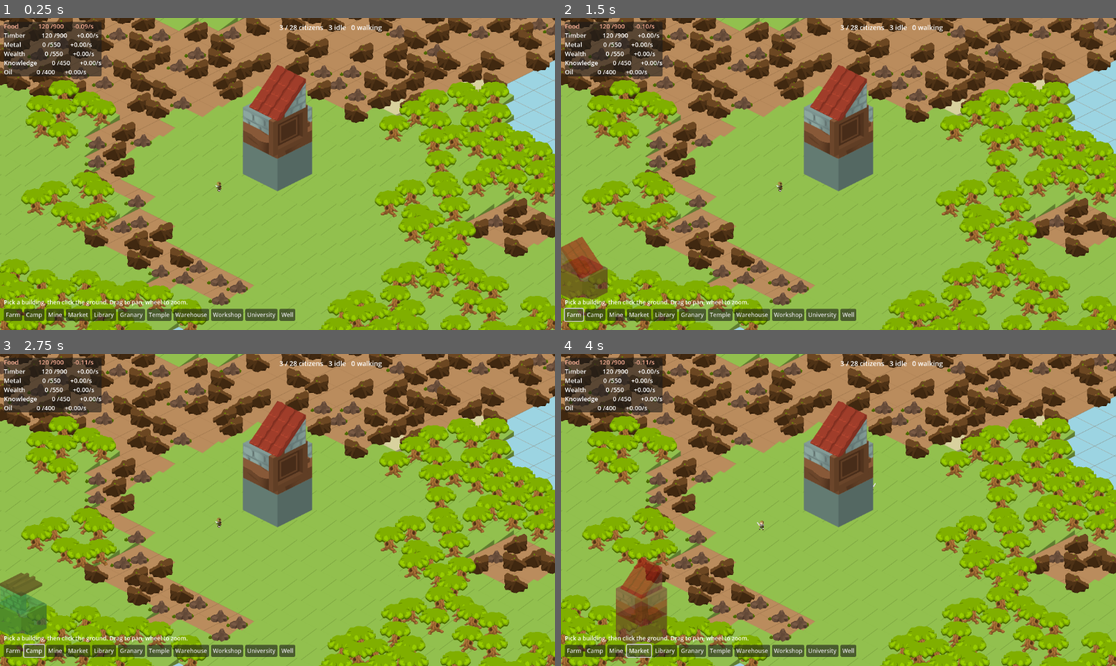
Above: before the commit, frames 1-4 (two rows, left to right).
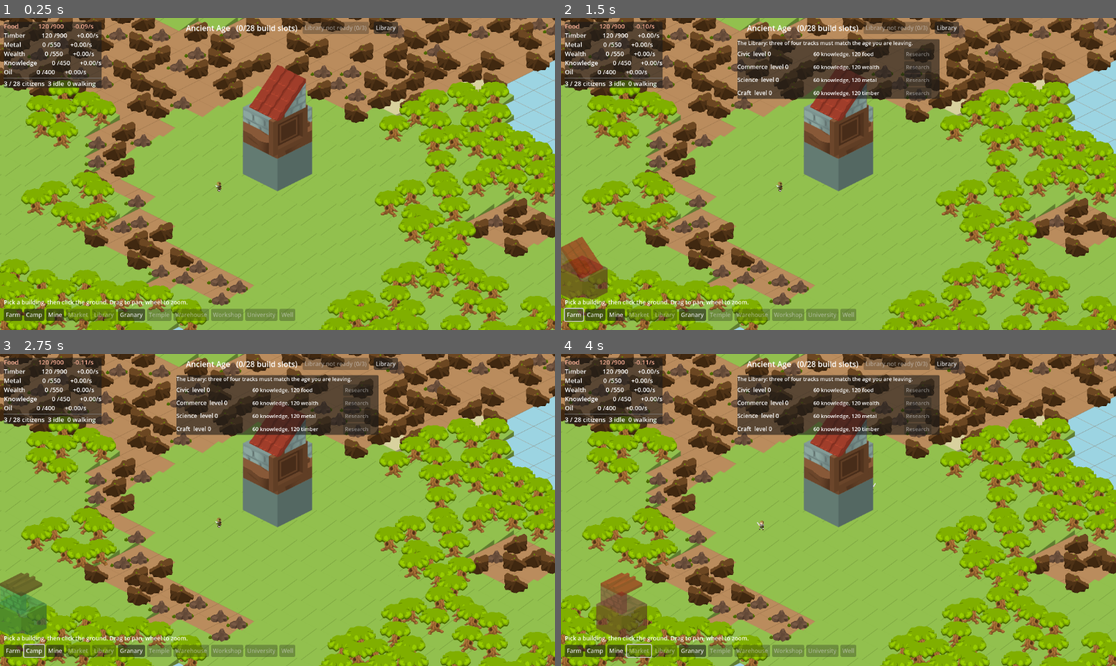
Above: after the commit, the same moments.

Repository: Sevin47/rise-of-ages
Game: Godot game, scene res://main.tscn
The game is run twice, just before and just after one commit, with the same random seed, the same clock (stepped at 60 frames per second) and the same inputs.
Inputs (mouse positions are in pixels of both pictures, inside the frame that each line leads up to):
- Up to frame 1 (0.25 s): no input
- Up to frame 2 (1.5 s): click "Library" at 0.5 s; click "Farm" at 1.25 s
- Up to frame 3 (2.75 s): click "Camp" at 2 s
- Up to frame 4 (4 s): click "Mine" at 2.75 s; click (638, 650) at 3.5 s, where only the run before the commit has a clickable "Market"

The runs differ from the first frame. In frame 1, 2.6% of the frame differs, in the area x 0-72%, y 1-98%; in frame 2, 9.0%; in frame 3, 9.0%; in frame 4, 11%.

Commit message:
Wire the library and the ages into the playable scene
There is an arc now rather than a sandbox. Four tracks, one level per age, and
leaving an age needs three of the four at the level that matches it, which is
what stops a player rushing a single track and skipping the tree. Advancing
multiplies output and storage by 3.2, the step that meets age prices climbing
roughly six-fold a rung. The build bar greys out what is locked or unaffordable
and says why in the tooltip.

verify.gd checks the gate rather than assuming it: advancing with no research
is refused, then four tracks are taken to level one, the age turns, and food
gross moves 0.915 -> 2.927, which is x3.20 against an expected x3.2. A building
gated to the new age becomes buildable at the same moment.

Also moves the population readout in with the resources. Top-centre and
top-right were colliding, because the advance button's label grows to explain
why it is disabled and pushed straight into the readout.

Two things worth recording, both in the harness rather than the game. The
viewport texture lags the state by a frame or two, so a screenshot taken
immediately after a change shows the HUD as it was before it, which briefly
looked like the age advance had not applied. And a Python replace that does not
match fails silently, so the edit that moved the population label appeared to
succeed while changing nothing; the range-based edit that followed asserts.

Co-Authored-By: Claude Opus 5 <noreply@anthropic.com>

Diff:
--- a/godot/game.gd
+++ b/godot/game.gd
@@ -28,6 +28,11 @@
 var _res_labels := {}
 var _pop_label: Label
 var _hint: Label
+var _age_label: Label
+var _advance_btn: Button
+var _library_panel: PanelContainer
+var _track_rows := {}      ## track id -> {level, cost, button}
+var _build_buttons := {}   ## building id -> Button
 var _building_nodes := {}   ## placement id -> Node2D
 var _citizen_nodes := {}    ## worker id -> Sprite2D
 var _citizen_sheet: Texture2D
@@ -314,17 +319,13 @@
 		col.add_child(l)
 		_res_labels[id] = l
 
-	# Population, top right.
+	# Population sits with the resources rather than in the opposite corner.
+	# Top-centre and top-right collided, because the advance button's label
+	# grows to explain itself and pushed straight into the readout.
+	col.add_child(HSeparator.new())
 	_pop_label = Label.new()
-	# Anchored to the right edge and grown leftwards. Anchoring it to the
-	# corner and letting it run right just pushed the text off screen.
-	_pop_label.set_anchors_preset(Control.PRESET_TOP_RIGHT)
-	_pop_label.grow_horizontal = Control.GROW_DIRECTION_BEGIN
-	_pop_label.horizontal_alignment = HORIZONTAL_ALIGNMENT_RIGHT
-	_pop_label.position = Vector2(-360, 10)
-	_pop_label.custom_minimum_size = Vector2(350, 0)
-	_pop_label.add_theme_font_size_override("font_size", 14)
-	_hud.add_child(_pop_label)
+	_pop_label.add_theme_font_size_override("font_size", 13)
+	col.add_child(_pop_label)
 
 	# Build bar along the bottom.
 	var bar := HBoxContainer.new()
@@ -340,6 +341,7 @@
 		btn.add_theme_font_size_override("font_size", 12)
 		btn.pressed.connect(_set_ghost.bind(b["id"]))
 		bar.add_child(btn)
+		_build_buttons[b["id"]] = btn
 
 	_hint = Label.new()
 	_hint.set_anchors_preset(Control.PRESET_BOTTOM_LEFT)
@@ -348,6 +350,128 @@
 	_hud.add_child(_hint)
 	_say("Pick a building, then click the ground. Drag to pan, wheel to zoom.")
 
+	_build_age_banner()
+	_build_library()
+
+
+## The age, and the button out of it, centred above the map.
+func _build_age_banner() -> void:
+	var box := HBoxContainer.new()
+	box.set_anchors_preset(Control.PRESET_CENTER_TOP)
+	box.position = Vector2(-190, 8)
+	box.custom_minimum_size = Vector2(380, 0)
+	box.alignment = BoxContainer.ALIGNMENT_CENTER
+	box.add_theme_constant_override("separation", 10)
+	_hud.add_child(box)
+
+	_age_label = Label.new()
+	_age_label.add_theme_font_size_override("font_size", 16)
+	box.add_child(_age_label)
+
+	_advance_btn = Button.new()
+	_advance_btn.text = "Advance the age"
+	_advance_btn.add_theme_font_size_override("font_size", 12)
+	_advance_btn.pressed.connect(_on_advance)
+	box.add_child(_advance_btn)
+
+	var lib_btn := Button.new()
+	lib_btn.text = "Library"
+	lib_btn.add_theme_font_size_override("font_size", 12)
+	lib_btn.pressed.connect(func(): _library_panel.visible = not _library_panel.visible)
+	box.add_child(lib_btn)
+
+
+## Four tracks, one level per age. Leaving an age needs three of the four
+## standing at the level that matches it, which is what stops a player rushing
+## one track and skipping the tree.
+func _build_library() -> void:
+	_library_panel = PanelContainer.new()
+	_library_panel.set_anchors_preset(Control.PRESET_CENTER_TOP)
+	_library_panel.position = Vector2(-210, 44)
+	_library_panel.custom_minimum_size = Vector2(420, 0)
+	_library_panel.visible = false
+	_hud.add_child(_library_panel)
+
+	var col := VBoxContainer.new()
+	col.add_theme_constant_override("separation", 3)
+	_library_panel.add_child(col)
+
+	var head := Label.new()
+	head.text = "The Library: three of four tracks must match the age you are leaving."
+	head.add_theme_font_size_override("font_size", 11)
+	col.add_child(head)
+
+	for id in Content.TRACK_IDS:
+		var row := HBoxContainer.new()
+		row.add_theme_constant_override("separation", 8)
+		col.add_child(row)
+
+		var name_label := Label.new()
+		name_label.custom_minimum_size = Vector2(150, 0)
+		name_label.add_theme_font_size_override("font_size", 12)
+		row.add_child(name_label)
+
+		var cost_label := Label.new()
+		cost_label.custom_minimum_size = Vector2(180, 0)
+		cost_label.add_theme_font_size_override("font_size", 11)
+		row.add_child(cost_label)
+
+		var btn := Button.new()
+		btn.text = "Research"
+		btn.add_theme_font_size_override("font_size", 11)
+		btn.pressed.connect(_on_research.bind(id))
+		row.add_child(btn)
+
+		_track_rows[id] = {"name": name_label, "cost": cost_label, "button": btn}
+
+
+func _on_research(id: String) -> void:
+	if Sim.research(state, id):
+		_say("%s reaches level %d." % [Content.TRACKS[id]["name"], state["tracks"][id]])
+	else:
+		_say("Cannot research %s yet." % Content.TRACKS[id]["name"])
+
+
+## Advancing multiplies every building's output and every store by 3.2. That
+## step is what meets age prices climbing roughly six-fold a rung.
+func _on_advance() -> void:
+	var was: int = state["age"]
+	if Sim.advance_age(state):
+		_say("Your nation enters the %s. Output and storage x%.1f." % [
+			Content.AGES[state["age"]]["name"], Sim.AGE_OUTPUT_STEP
+		])
+	elif not Sim.tracks_ready(state):
+		_say("The library is not ready: %d of 4 tracks at level %d." % [
+			_tracks_at_level(was + 1), was + 1
+		])
+	else:
+		_say("Not enough in store to advance the age.")
+
+
+func _tracks_at_level(level: int) -> int:
+	var n := 0
+	for id in Content.TRACK_IDS:
+		if state["tracks"][id] >= level:
+			n += 1
+	return n
+
+
+## A cost as "400 food, 150 metal", short enough for a button label.
+func _cost_text(cost: Dictionary) -> String:
+	var parts := []
+	for r in cost:
+		parts.append("%s %s" % [_short(cost[r]), r])
+	return ", ".join(parts)
+
+
+## Compact numbers, because by the Industrial Age these run to eight digits.
+func _short(v: float) -> String:
+	if v >= 1e6:
+		return "%.1fM" % (v / 1e6)
+	if v >= 1e3:
+		return "%.1fK" % (v / 1e3)
+	return "%.0f" % v
+
 
 func _say(msg: String) -> void:
 	if _hint:
@@ -358,11 +482,86 @@
 	var d := Sim.derive(state)
 	for id in Content.RESOURCE_IDS:
 		var net: float = d["net"][id]
-		_res_labels[id].text = "%-10s %8.0f /%-8.0f %+.2f/s" % [
-			Content.RESOURCES[id]["name"], state["res"][id], d["caps"][id], net
+		_res_labels[id].text = "%-10s %8s /%-8s %+.2f/s" % [
+			Content.RESOURCES[id]["name"], _short(state["res"][id]), _short(d["caps"][id]), net
 		]
 		_res_labels[id].modulate = Color(1, 0.7, 0.6) if net < 0.0 else Color(1, 1, 1)
 
-	_pop_label.text = "%d / %d citizens   %d idle   %d walking" % [
+	_pop_label.text = "%d / %d citizens  %d idle  %d walking" % [
 		int(state["citizens"]), int(d["pop_cap"]), int(d["idle"]), units.walking_count()
 	]
+
+	_update_age(d)
+	_update_library(d)
+	_update_build_bar(d)
+
+
+func _update_age(d: Dictionary) -> void:
+	var age: int = state["age"]
+	_age_label.text = "%s   (%d/%d build slots)" % [
+		Content.AGES[age]["name"], int(d["build_used"]), int(d["build_cap"])
+	]
+
+	if age >= Content.MAX_AGE:
+		_advance_btn.text = "Final age"
+		_advance_btn.disabled = true
+		return
+
+	var ready := Sim.tracks_ready(state)
+	var cost := Sim.age_cost(state, d)
+	var afford := Sim.can_afford(state, cost)
+	_advance_btn.disabled = not (ready and afford)
+	if not ready:
+		_advance_btn.text = "Library not ready (%d/%d)" % [
+			_tracks_at_level(age + 1), Content.TRACKS_NEEDED_TO_ADVANCE
+		]
+		_advance_btn.tooltip_text = "Needs %d of 4 tracks at level %d." % [
+			Content.TRACKS_NEEDED_TO_ADVANCE, age + 1
+		]
+	else:
+		_advance_btn.text = "Advance: %s" % _cost_text(cost)
+
+
+func _update_library(d: Dictionary) -> void:
+	if not _library_panel.visible:
+		return
+	for id in Content.TRACK_IDS:
+		var row: Dictionary = _track_rows[id]
+		var level: int = state["tracks"][id]
+		row["name"].text = "%s  level %d" % [Content.TRACKS[id]["name"], level]
+
+		# A track can only ever run one level ahead of nothing: level N needs
+		# age N-1, so the four cannot be rushed apart.
+		if level >= Content.MAX_TRACK_LEVEL:
+			row["cost"].text = "complete"
+			row["button"].disabled = true
+			continue
+		if level > state["age"]:
+			row["cost"].text = "needs the next age"
+			row["button"].disabled = true
+			continue
+
+		var cost := Sim.track_cost(state, id, d)
+		row["cost"].text = _cost_text(cost)
+		row["button"].disabled = not Sim.can_afford(state, cost)
+
+
+## Grey out what cannot be built, and say why in the tooltip rather than
+## leaving a dead button with no explanation.
+func _update_build_bar(d: Dictionary) -> void:
+	for id in _build_buttons:
+		var def := Content.building(id)
+		var btn: Button = _build_buttons[id]
+		if def["age"] > state["age"]:
+			btn.disabled = true
+			btn.tooltip_text = "Unlocks in the %s" % Content.AGES[def["age"]]["name"]
+			continue
+		var cost := Sim.building_cost(state, id, d)
+		var afford := Sim.can_afford(state, cost)
+		var room: bool = def.get("free_of_build_cap", false) or d["build_used"] < d["build_cap"]
+		btn.disabled = not (afford and room)
+		if not room:
+			btn.tooltip_text = "No build slots left. Found another city."
+		else:
+			btn.tooltip_text = "%s
+%s" % [_cost_text(cost), "" if afford else "Not enough in store"]
--- a/godot/verify.gd
+++ b/godot/verify.gd
@@ -68,7 +68,58 @@
 			moved += 1
 	print("at work    %d citizens standing at a site" % moved)
 
-	await RenderingServer.frame_post_draw
+	# --- progression -----------------------------------------------------
+	# Stock the stores directly. This is a harness, not play: the point is to
+	# exercise research and the age gate, not to sit through earning it.
+	for id in Content.RESOURCE_IDS:
+		game.state["res"][id] = 1.0e6
+
+	print("")
+	print("age gate   tracks_ready=%s at age %d" % [
+		Sim.tracks_ready(game.state), game.state["age"]
+	])
+	var blocked := Sim.advance_age(game.state)
+	print("           advancing with no research: %s (expected false)" % blocked)
+
+	var researched := 0
+	for id in Content.TRACK_IDS:
+		if Sim.research(game.state, id):
+			researched += 1
+	print("research   %d tracks taken to level 1 %s" % [researched, game.state["tracks"]])
+
+	var gross_before: float = Sim.derive(game.state)["gross"]["food"]
+	var age_before: int = game.state["age"]
+	var advanced := Sim.advance_age(game.state)
+	var after := Sim.derive(game.state)
+	var gross_after: float = after["gross"]["food"]
+
+	print("advance    %s -> %s (%s)" % [
+		Content.AGES[age_before]["name"], Content.AGES[game.state["age"]]["name"], advanced
+	])
+	print("output     food gross %.3f -> %.3f  = x%.2f (expected x%.1f)" % [
+		gross_before, gross_after,
+		gross_after / maxf(gross_before, 0.0001), Sim.AGE_OUTPUT_STEP
+	])
+	print("unlocks    warehouse now buildable: %s" % (
+		Content.building("warehouse")["age"] <= game.state["age"]
+	))
+
+	# Let the scene draw the new state before the screenshot.
+	await _run(1.0)
+	print("")
+	print("hud check  age label %s  at %s  visible=%s" % [
+		JSON.stringify(game._age_label.text),
+		game._age_label.global_position, game._age_label.visible
+	])
+	print("           advance btn %s" % JSON.stringify(game._advance_btn.text))
+	print("           state age=%d food=%.0f  root children=%d" % [
+		game.state["age"], game.state["res"]["food"], root.get_child_count()
+	])
+	# The viewport texture lags a frame or two behind the state, so a capture
+	# taken immediately shows the HUD as it was before the last change.
+	for i in 4:
+		await process_frame
+		await RenderingServer.frame_post_draw
 	root.get_texture().get_image().save_png("res://play.png")
 	print("wrote play.png")
 	quit()
Binary file changed: godot/playable.png
Not shown, added: godot/playable.png.import
Not shown, changed: godot/README.md
